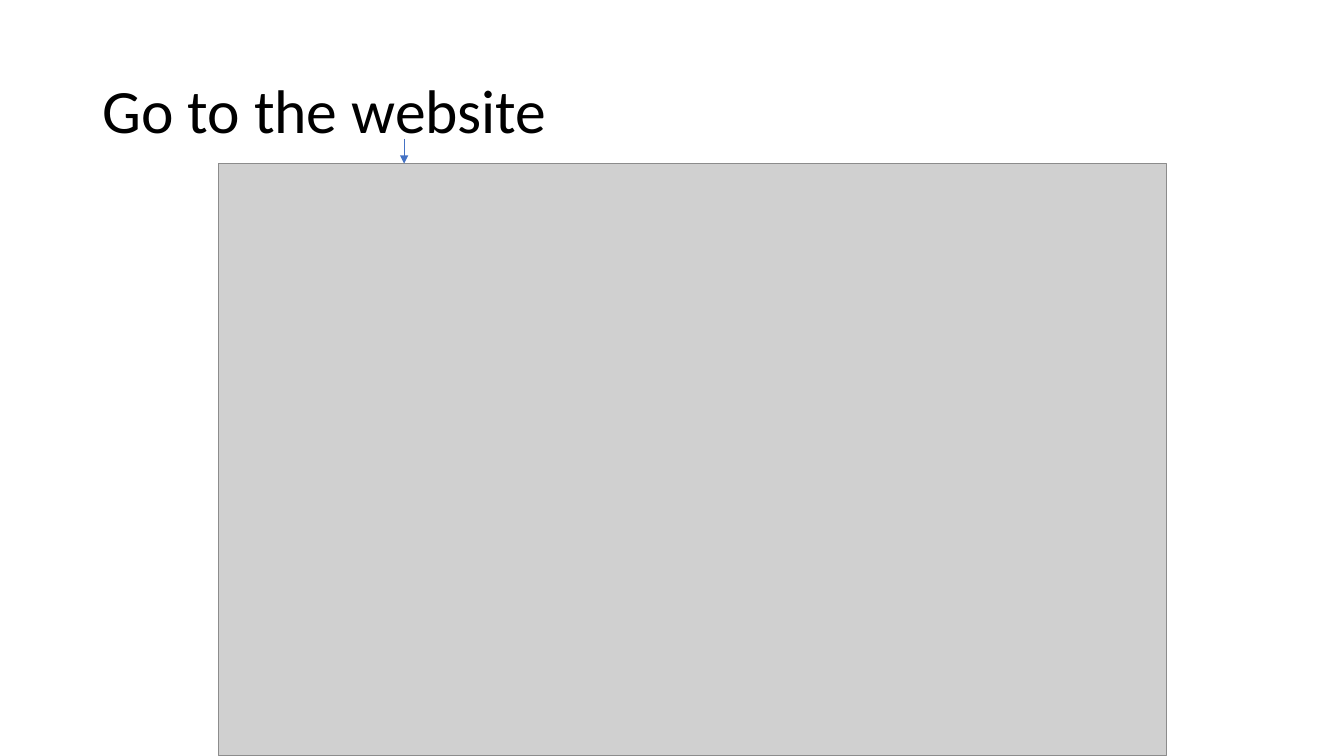
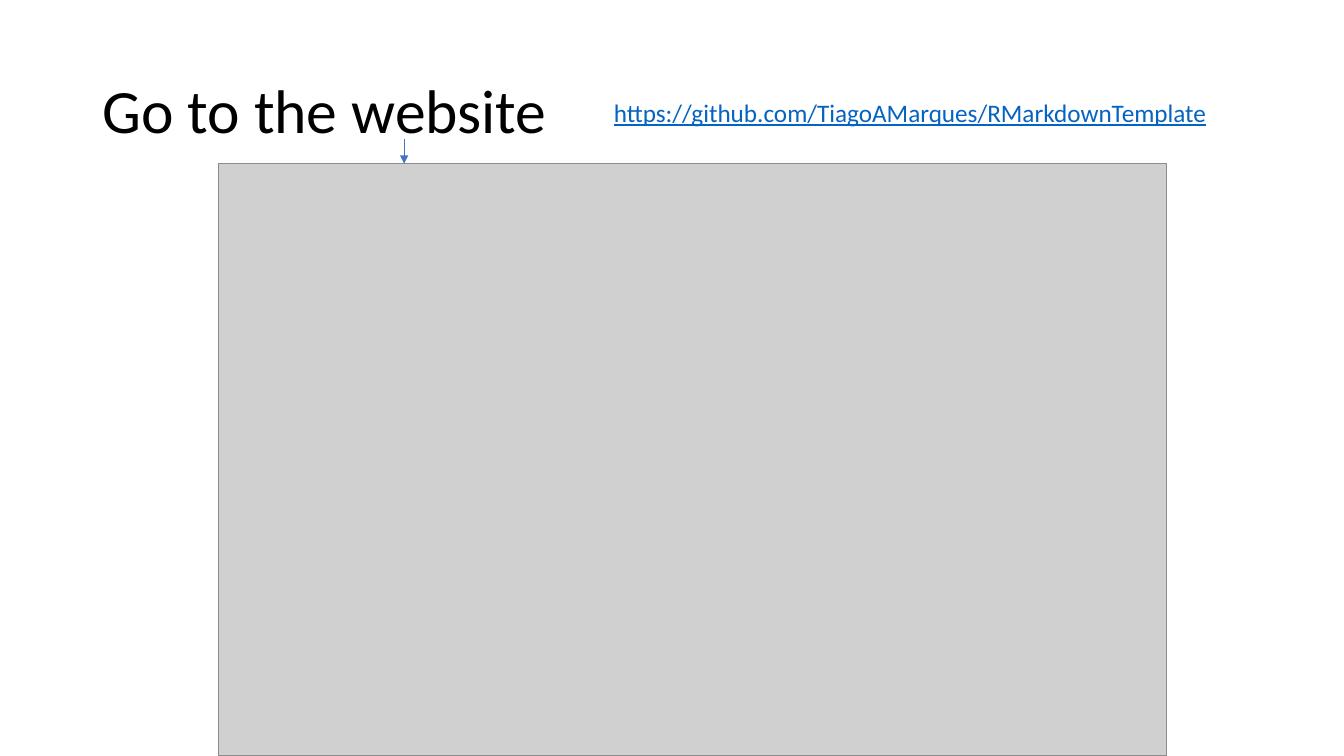
Before and after one commit to TiagoAMarques/RMarkdownTemplate, a slide deck: slide 2 of StepByStep.pptx. Drawn at 1344x756 pixels with LibreOffice and Linux fonts; fonts in the diff are those of the drawing; grey boxes stand for pictures. Boxes give left, top, right and bottom in pixels: in the first picture for what was removed or moved away, otherwise in the second. Text is boxed around its words. In the diff, an @@ line names an element or a change of style, - is before the commit and + after.

```diff
--- a/StepByStep.pptx
+++ b/StepByStep.pptx
@@ text added at bbox=[614, 104, 1206, 127], 18 pt, text #0563C1, underline @@
+https://github.com/TiagoAMarques/RMarkdownTemplate
```
Also in this commit, not shown: 5 other slides changed.
